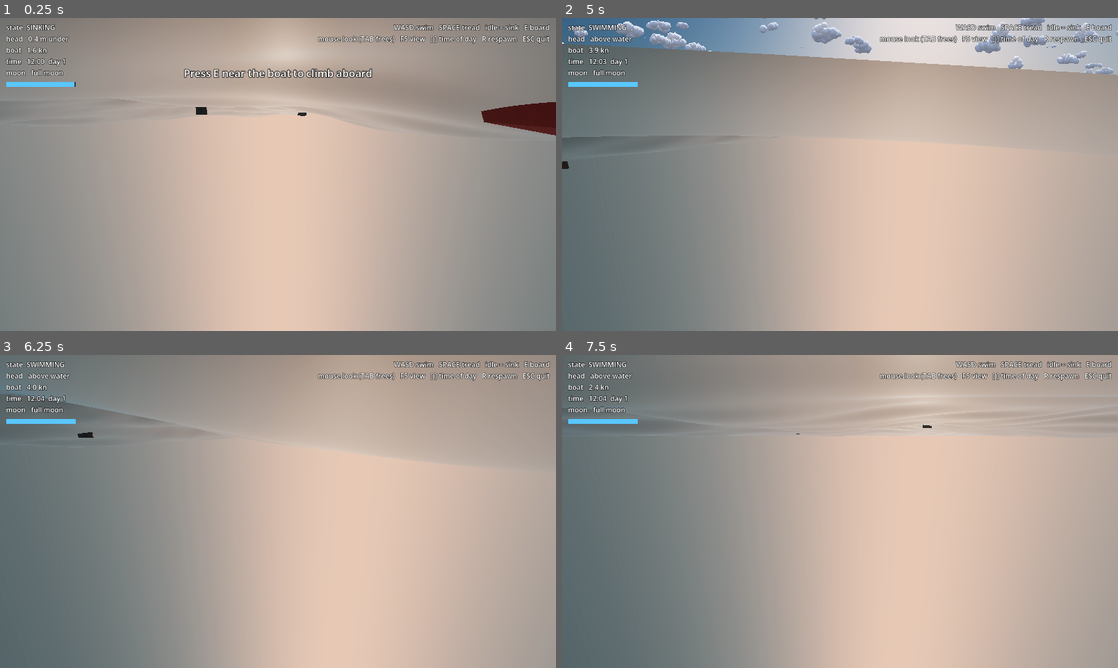
Above: before the commit, frames 1-4 (two rows, left to right).
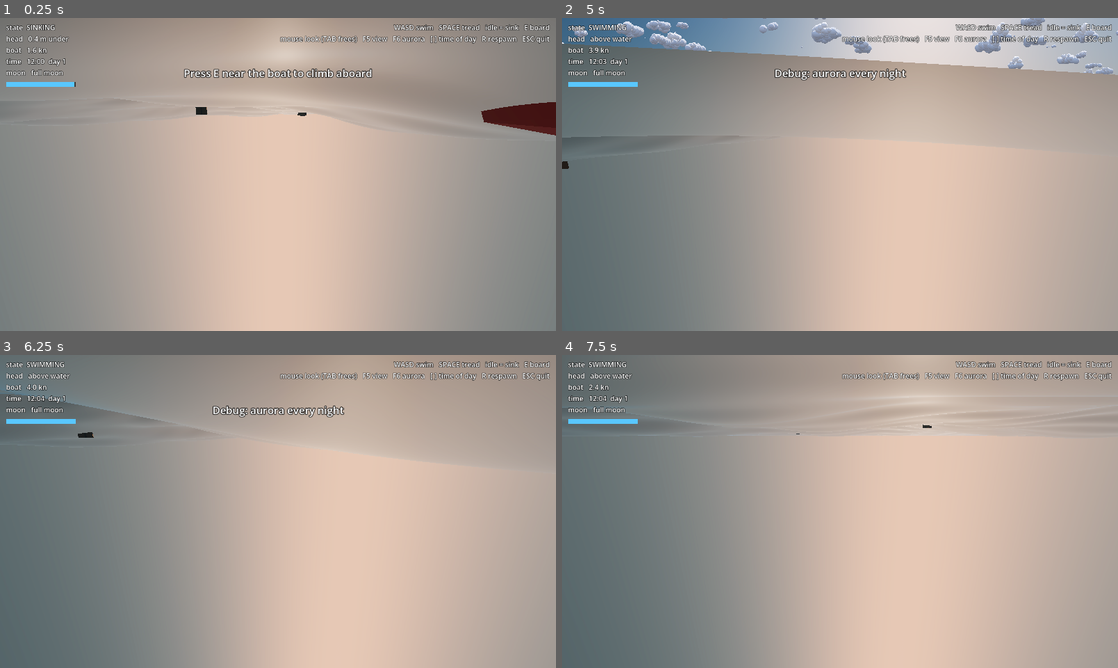
Above: after the commit, the same moments.

Repository: DocRountree/game
Game: Godot game, scene res://src/world/open_ocean/open_ocean.tscn
Same seed, same stepped clock (60 frames per second), same inputs: the game is played once before the commit and once after it.
Inputs (mouse positions are in pixels of both pictures, inside the frame that each line leads up to):
- Up to frame 1 (0.25 s): no input
- Up to frame 2 (5 s): tap E (interact) every 0.75 s from 0.5 to 3.5 s; move the mouse to (867, 174) at 0.52 s; hold W (move_forward) from 0.53 s (still down); tap Down (camera_down) at 0.6 s; move the mouse to (812, 174) at 1.27 s; tap Left (camera_left) at 1.35 s; move the mouse to (851, 168) at 2.02 s; tap Right (camera_right) at 2.1 s; move the mouse to (834, 180) at 2.77 s; tap Up (camera_up) at 2.85 s; move the mouse to (878, 177) at 3.52 s; hold E (interact) 3.53-4.28 s; tap R (respawn) at 4.15 s; move the mouse to (795, 171) at 4.27 s; tap Tab (toggle_mouse) at 4.35 s; tap F6 (debug_aurora, bound only after the commit) at 4.9 s
- Up to frame 3 (6.25 s): move the mouse to (305, 511) at 5.02 s; release W (move_forward) at 5.03 s; hold S (move_back) 5.03-5.78 s; hold Space (tread) 5.03-5.78 s; move the mouse to (194, 433) at 5.77 s; hold D (move_right) from 5.78 s (still down); tap Down (camera_down) at 5.85 s
- Up to frame 4 (7.5 s): move the mouse to (962, 495) at 6.52 s; release D (move_right) at 6.53 s; hold W (move_forward) 6.53-7.28 s; tap Left (camera_left) at 6.6 s; move the mouse to (728, 527) at 7.27 s; hold D (move_right) from 7.28 s (still down); tap Right (camera_right) at 7.35 s

The runs differ from the first frame. In frame 1, 0.5% of the frame differs, in the area x 50-99%, y 5-9%; in frame 2, 1.0%; in frame 3, 1.0%, in the area x 38-99%, y 5-20%; in frame 4, 0.5%.

Commit message:
F6 debug key: aurora every night (toggle)

Diff:
--- a/project.godot
+++ b/project.godot
@@ -90,6 +90,10 @@
 "deadzone": 0.2,
 "events": [Object(InputEventKey,"physical_keycode":4194336)]
 }
+debug_aurora={
+"deadzone": 0.2,
+"events": [Object(InputEventKey,"physical_keycode":4194337)]
+}
 quit={
 "deadzone": 0.2,
 "events": [Object(InputEventKey,"physical_keycode":4194305)]
--- a/src/systems/atmosphere/aurora.gd
+++ b/src/systems/atmosphere/aurora.gd
@@ -28,6 +28,7 @@
 @export_range(0.0, 1.0) var chance := 0.02    ## About one night in fifty.
 @export var time_scale := 1.0   ## How fast the display moves and evolves (0 = frozen; for tuning).
 
+var forced := false             ## Debug: an aurora every night (F6).
 var strength := 0.0             ## This night's display, 0 = none.
 var style := {}                 ## This night's character: storm, oval, curtains (see _style_for).
 var display_time := 0.0         ## Seconds of display animation (drives the shader).
@@ -52,7 +53,15 @@
 func strength_for(night_id: int) -> float:
 	var rng := RandomNumberGenerator.new()
 	rng.seed = WorldConfig.current().seed_for("aurora:%d" % night_id)
-	return rng.randf_range(0.5, 1.0) if rng.randf() < chance else 0.0
+	var roll := rng.randf()
+	var amount := rng.randf_range(0.5, 1.0)
+	return amount if forced or roll < chance else 0.0
+
+
+## Debug: show an aurora every night (on) or only by chance (off); applies now.
+func set_forced(on: bool) -> void:
+	forced = on
+	_night_id = -2147483648   # re-roll the current night
 
 
 ## night: 0 by day, 1 at night; night_id: the day the current night began.
--- a/src/ui/hud/hud.gd
+++ b/src/ui/hud/hud.gd
@@ -17,7 +17,7 @@
 	_breath.value = player.breath
 	_help.text = ("W/S throttle   A/D steer   E jump off" if player.boat else
 			"WASD swim   SPACE tread   idle = sink   E board") \
-			+ "\nmouse look (TAB frees)   F5 view   [ ] time of day   R respawn   ESC quit"
+			+ "\nmouse look (TAB frees)   F5 view   F6 aurora   [ ] time of day   R respawn   ESC quit"
 
 
 func flash(text: String, seconds := 2.5) -> void:
--- a/src/world/open_ocean/open_ocean.gd
+++ b/src/world/open_ocean/open_ocean.gd
@@ -60,6 +60,10 @@
 	elif event.is_action_pressed(&"toggle_mouse"):
 		var captured := Input.mouse_mode == Input.MOUSE_MODE_CAPTURED
 		Input.mouse_mode = Input.MOUSE_MODE_VISIBLE if captured else Input.MOUSE_MODE_CAPTURED
+	elif event.is_action_pressed(&"debug_aurora"):
+		var aurora: Aurora = $Aurora
+		aurora.set_forced(not aurora.forced)
+		hud.flash("Debug: aurora every night" if aurora.forced else "Debug: auroras by chance (1 in 50)", 2.5)
 	elif event.is_action_pressed(&"respawn"):
 		_respawn_player()
 
--- a/tests/systems_test.gd
+++ b/tests/systems_test.gd
@@ -156,6 +156,10 @@
 		var q := Vector2(prng.randf_range(-800, 800), prng.randf_range(-200, 900))
 		worst = maxf(worst, Aurora.unwarp_point(Aurora.warp_point(q, swirl_set), swirl_set).distance_to(q))
 	_check(worst < 1e-3, "aurora swirls are exact bijections (round trip error %.6f km)" % worst)
+	aurora.set_forced(true)
+	var forced_all := aurora.strength_for(3) > 0.0 and aurora.strength_for(4) > 0.0
+	aurora.set_forced(false)
+	_check(forced_all and aurora.strength_for(7) == aurora.strength_for(7), "debug key forces an aurora every night")
 	_check(nights_with > 60 and nights_with < 140 and aurora.strength_for(7) == aurora.strength_for(7),
 			"auroras on %d of 5000 nights (about 1 in %.0f), the same for a given night" % [nights_with, 5000.0 / maxf(nights_with, 1)])
 
Not shown, changed: README.md
